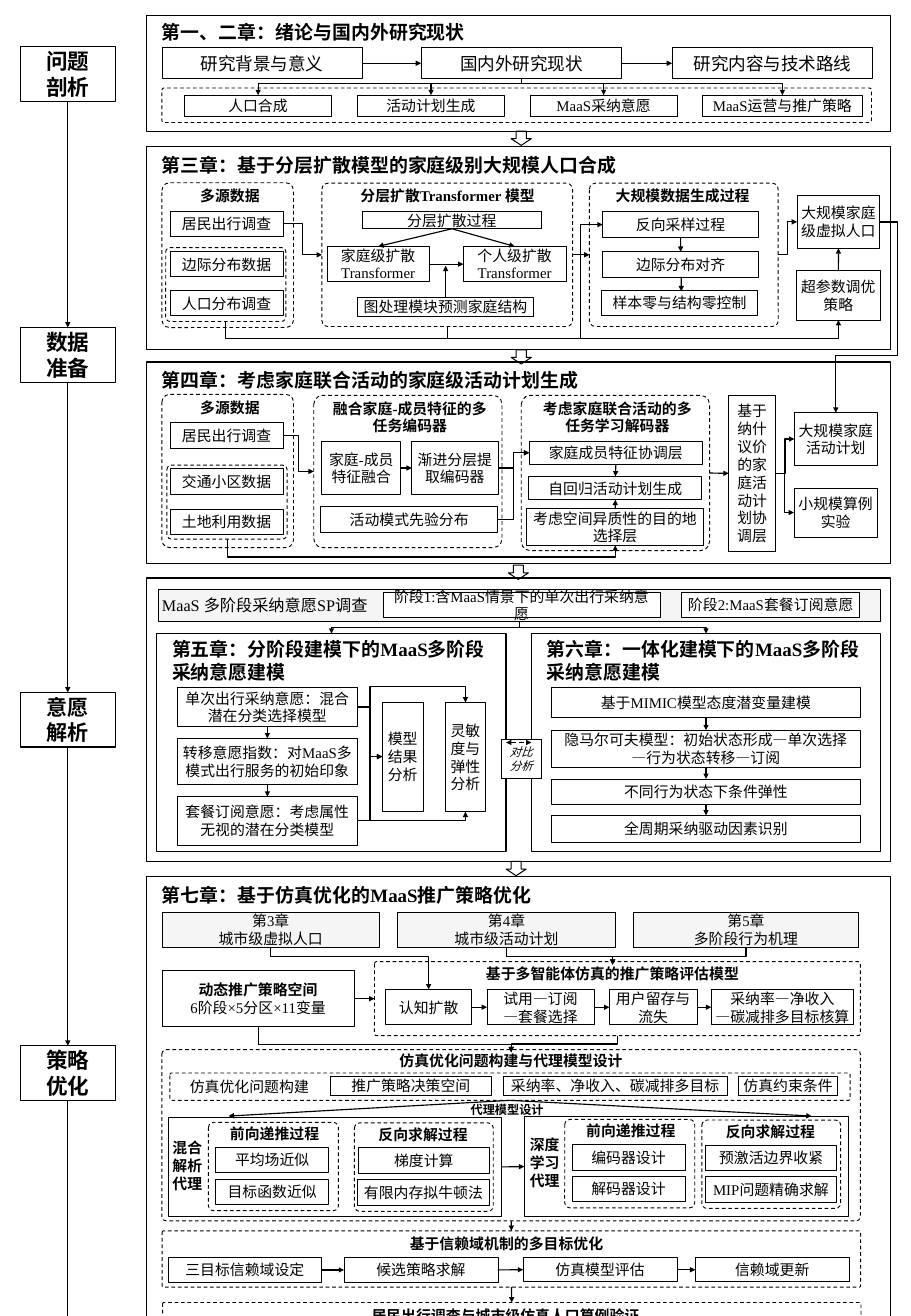
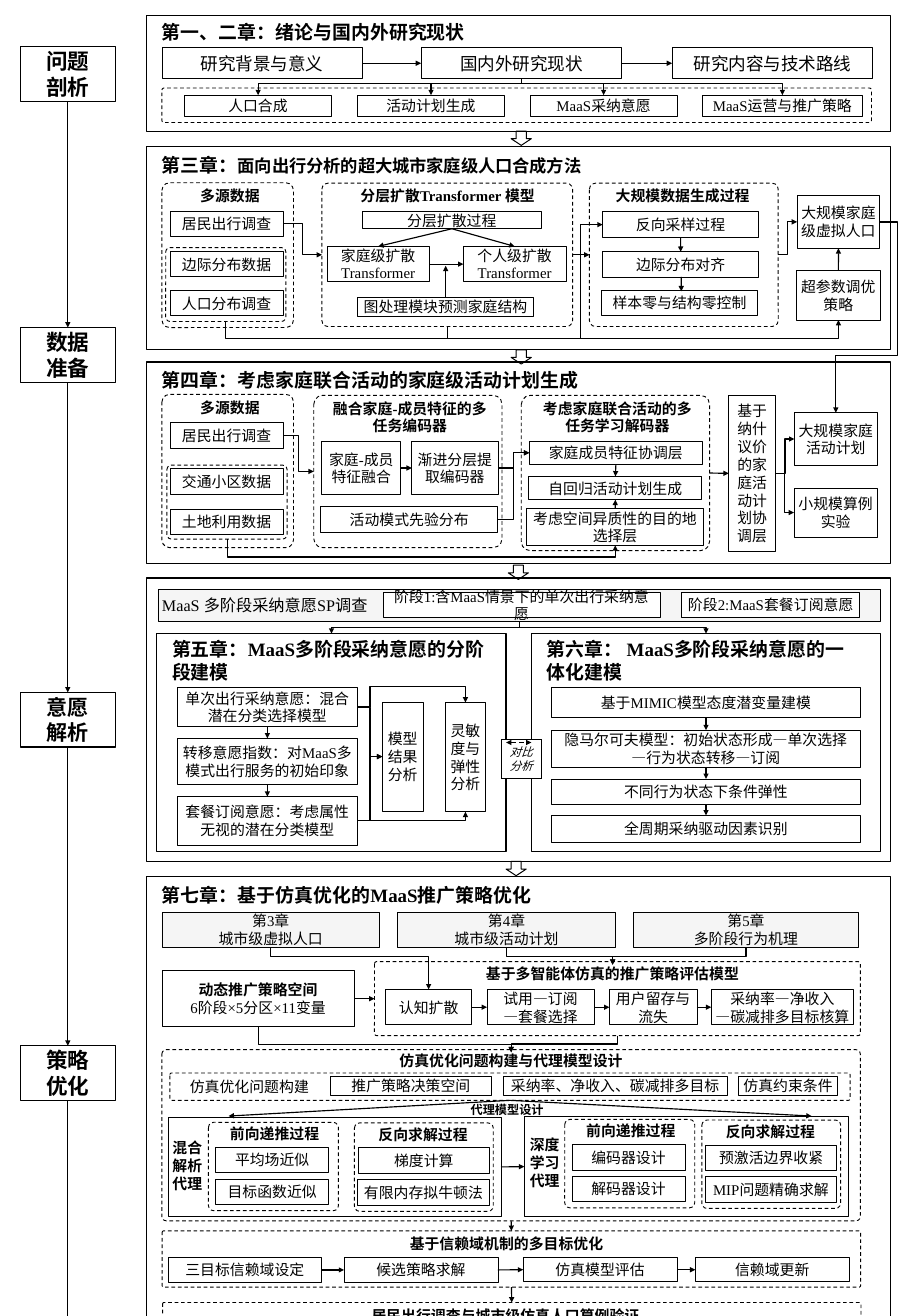
Before and after one commit to Cranehh/phd_thesis, a slide deck: slide 1 of figures/ch1/图1.1_本文技术路线图_可编辑.pptx. Drawn at 911x1316 pixels with LibreOffice and Linux fonts; fonts in the diff are those of the drawing. Boxes give left, top, right and bottom in pixels: in the first picture for what was removed or moved away, otherwise in the second. Text is boxed around its words. In the diff, an @@ line names an element or a change of style, - is before the commit and + after.

```diff
--- a/figures/ch1/图1.1_本文技术路线图_可编辑.pptx
+++ b/figures/ch1/图1.1_本文技术路线图_可编辑.pptx
@@ text at box(162, 156, 582, 174): text changed; size 14 to 12.8 pt; font Times New Roman to Noto Sans CJK SC @@
-第三章：基于分层扩散模型的家庭级别大规模人口合成
+第三章：面向出行分析的超大城市家庭级人口合成方法
@@ text at box(172, 640, 484, 658): text changed @@
-第五章：分阶段建模下的MaaS多阶段采纳意愿建模
+第五章：MaaS多阶段采纳意愿的分阶段建模
@@ text at box(547, 640, 623, 658): text changed @@
-第六章：一体化建模下的MaaS多阶段采纳意愿建模
+第六章： MaaS多阶段采纳意愿的一体化建模
```
Also in this commit, not shown: 12 other files.
